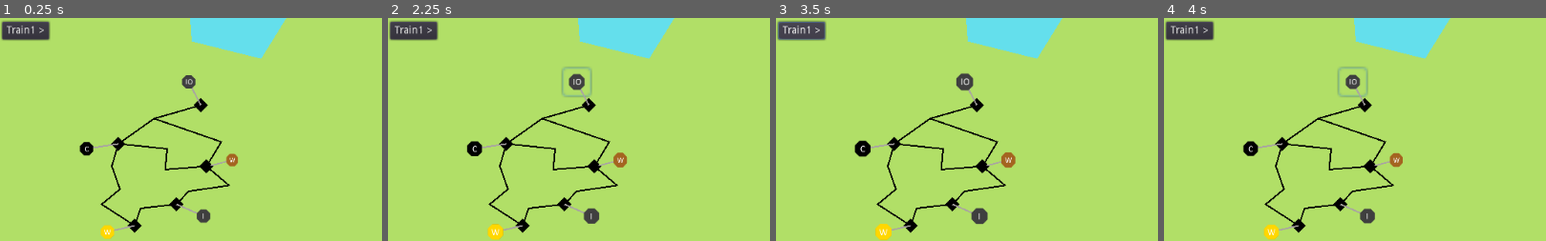
Above: before the commit, frames 1-4 (left to right).
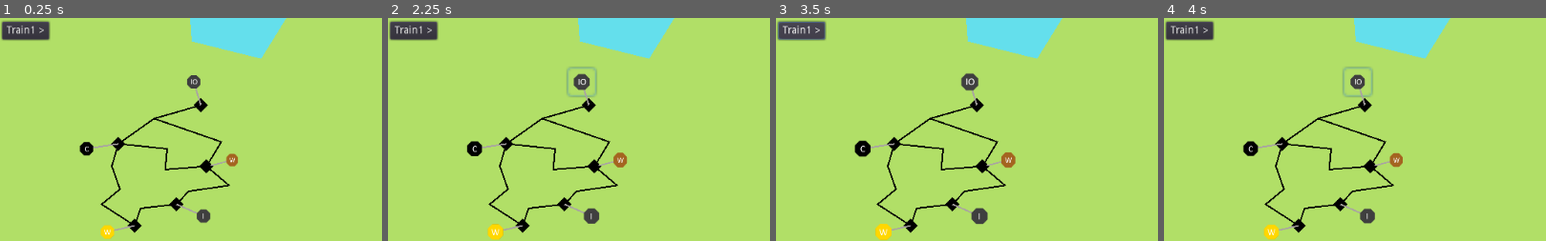
Above: after the commit, the same moments.

Repository: LeBoku/supply-chained
Game: Godot game, scene res://Game.tscn
Two runs of this game, one before a commit and one after it. Both use one fixed random seed, a clock stepped at 60 frames per second and the inputs below.
Inputs (mouse positions are % of the whole screen's width and height, from its top left):
- Up to frame 1 (0.25 s): no input
- Up to frame 2 (2.25 s): click (39, 14) at 0.52 s; click "Train1 >" at 1.25 s; click (39, 14) at 2.02 s
- Up to frame 3 (3.5 s): click "Train1 >" at 2.75 s
- Up to frame 4 (4 s): click (39, 14) at 3.52 s
The pictures show only the part of the screen within x 14-64%, y 0-50%; the shares and areas given below are measured in that part.

The runs differ from the first frame. In frame 1, 0.3% of the frame differs, in the area x 47-53%, y 25-39%; in frame 2, 0.6%, in the area x 45-55%, y 21-39%; in frame 3, 0.4%; in frame 4, 0.6%.

Commit message:
display produced material in editor

Diff:
--- a/supply-chained/Game.tscn
+++ b/supply-chained/Game.tscn
@@ -52,7 +52,7 @@
 position = Vector2( 149.667, 158.667 )
 
 [node name="Mine" parent="Map/IronMine" instance=ExtResource( 8 )]
-position = Vector2( -8.12624, -15.6579 )
+position = Vector2( -4.78914, -15.6579 )
 produces = "iron-ore"
 
 [node name="Rail3" parent="Map" instance=ExtResource( 3 )]
@@ -103,6 +103,7 @@
 
 [node name="Train1" type="Polygon2D" parent="."]
 visible = false
+z_index = 10
 antialiased = true
 polygon = PoolVector2Array( -6, -3, 5, -3, 7, 0, 5, 3, -6, 3 )
 script = ExtResource( 5 )
--- a/supply-chained/Production/Production.tscn
+++ b/supply-chained/Production/Production.tscn
@@ -1,8 +1,9 @@
-[gd_scene load_steps=4 format=2]
+[gd_scene load_steps=5 format=2]
 
 [ext_resource path="res://production/Production.gd" type="Script" id=1]
 [ext_resource path="res://material/icons/placeholder.png" type="Texture" id=2]
 [ext_resource path="res://util/highlighter/Highlighter.tscn" type="PackedScene" id=3]
+[ext_resource path="res://production/SpriteTool.gd" type="Script" id=4]
 
 [node name="Production" type="Position2D"]
 script = ExtResource( 1 )
@@ -23,6 +24,7 @@
 scale = Vector2( 0.2, 0.2 )
 z_index = 1
 texture = ExtResource( 2 )
+script = ExtResource( 4 )
 
 [node name="Highlighter" parent="Sprite" instance=ExtResource( 3 )]
 strength = 0.3
--- /dev/null
+++ b/supply-chained/production/SpriteTool.gd
@@ -0,0 +1,7 @@
+tool
+extends Sprite
+
+const material_helper = preload("res://material/material_helper.gd")
+
+func _ready():
+	texture = material_helper.new().get_icon(get_parent().produces)
